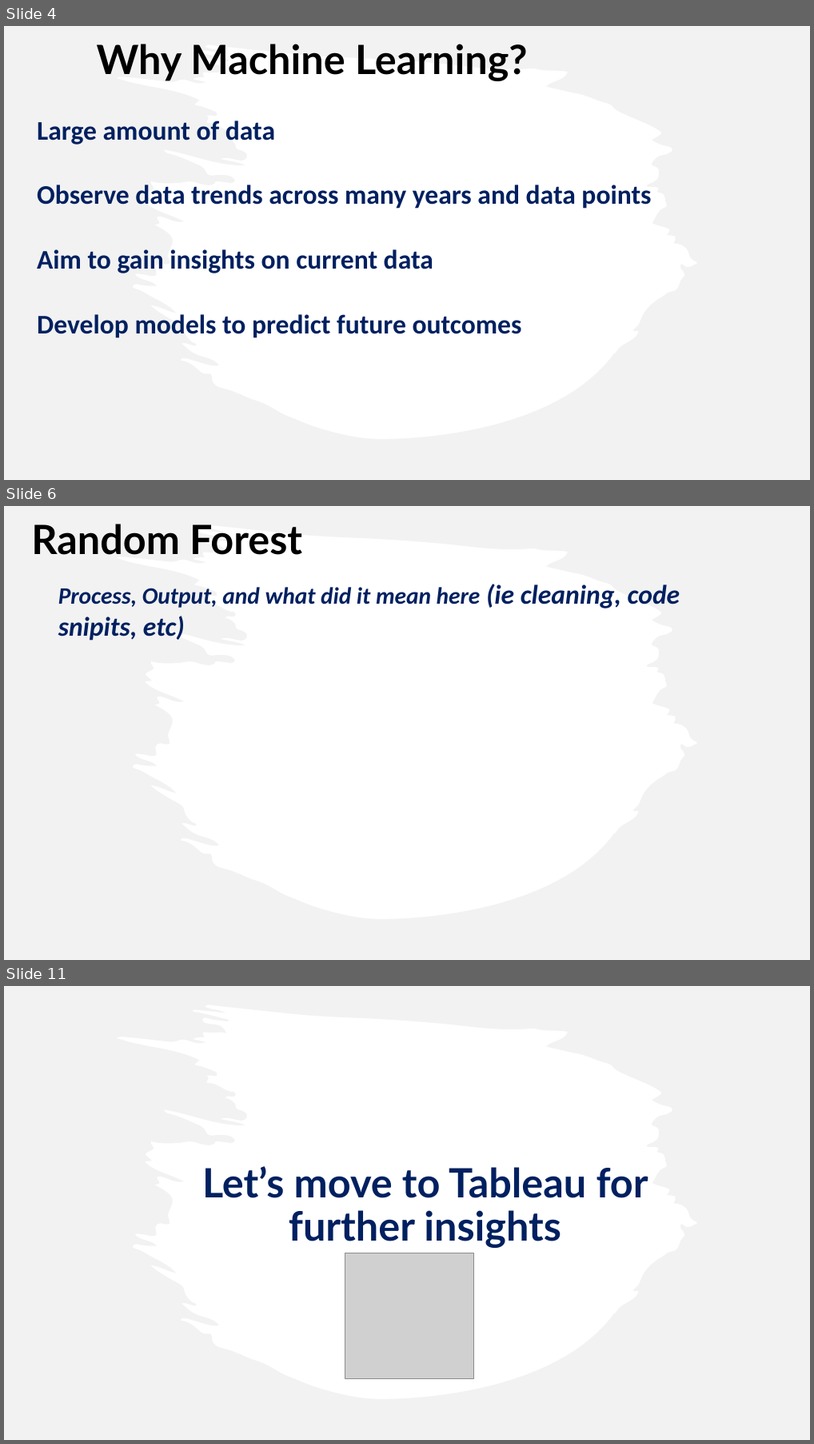
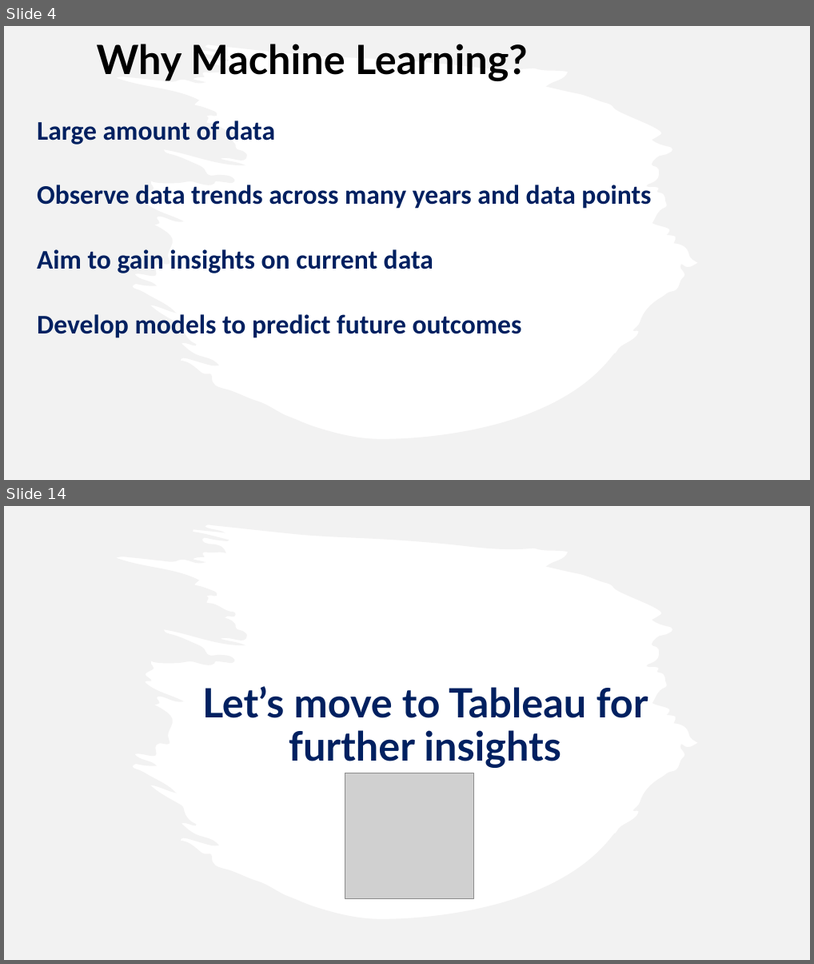
Before and after one commit to caitbeatty/nba_machine_learning, a slide deck: NBAPresentation.pptx. Shown one above the other, each under a label of ours: slides 4, 6 and 11 before the commit, slides 4 and 14 after it; the slides between them are not shown. The pictures are 814x1444 and 814x964 pixels, drawn with LibreOffice and Linux fonts; fonts in the diff are those of the drawing; grey boxes stand for pictures. Boxes give left, top, right and bottom in pixels: in the first picture for what was removed or moved away, otherwise in the second. Text is boxed around its words. In the diff, an @@ line names an element or a change of style, - is before the commit and + after.

```diff
--- a/NBAPresentation.pptx
+++ b/NBAPresentation.pptx
@@ slide 6 removed at box(4, 506, 810, 960), background #FFFFFF @@
@@ freeform shape removed at box(4, 506, 810, 960) @@
@@ text removed at box(31, 524, 302, 555) @@
-Random Forest
@@ text removed at box(58, 584, 680, 640) @@
-Process, Output, and what did it mean here (ie cleaning, code snipits, etc)
@@ what was slide 11 is now slide 14 @@
```
Also in this commit, not shown: 3 slides changed, 6 slides added, 2 other slides removed, 2 other files.
